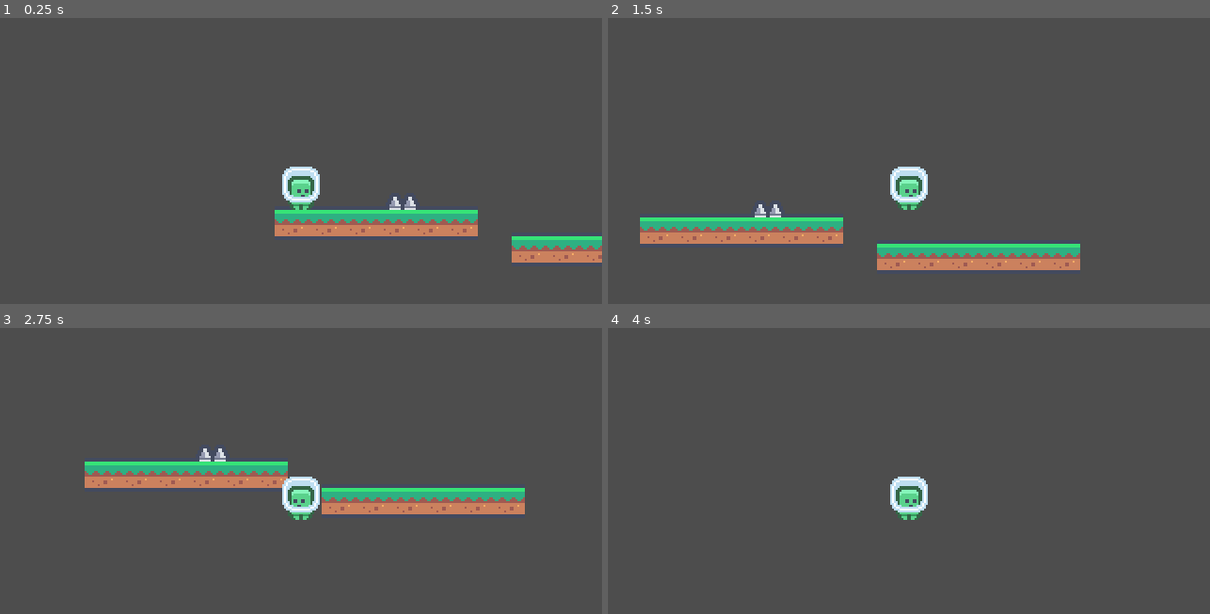
Above: before the commit, frames 1-4 (two rows, left to right).
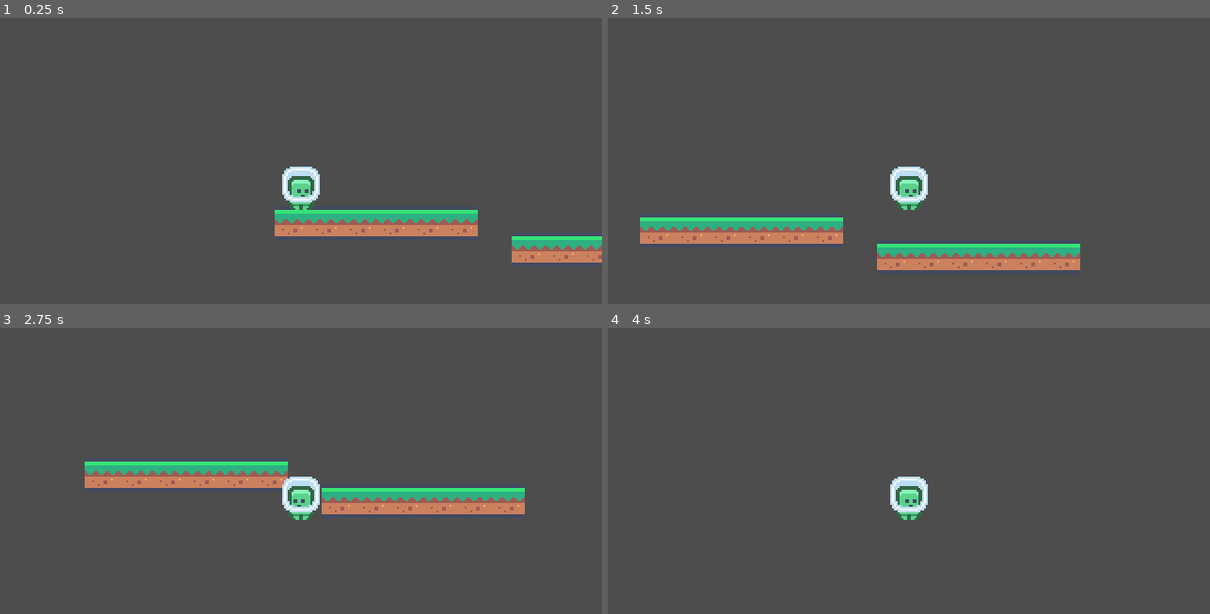
Above: after the commit, the same moments.

Repository: platz-halter/mario_clone
Game: Godot game, scene res://world.tscn
The game is run twice, just before and just after one commit, with the same random seed, the same clock (stepped at 60 frames per second) and the same inputs.
Inputs:
- Up to frame 1 (0.25 s): no input
- Up to frame 2 (1.5 s): tap Enter at 0.5 s; hold Shift (dash) 0.53-1.28 s; hold Right (ui_right) from 0.53 s (still down); tap Up (ui_up) at 0.77 s; tap Shift (dash) at 1.35 s
- Up to frame 3 (2.75 s): tap Up (ui_up) at 1.52 s; release Right (ui_right) at 2.03 s; hold Left (ui_left) from 2.03 s (still down); hold Shift (dash) from 2.03 s (still down)
- Up to frame 4 (4 s): release Left (ui_left) at 2.78 s; release Shift (dash) at 2.78 s; hold Right (ui_right) from 2.78 s (still down); tap Shift (dash) at 2.85 s; tap Up (ui_up) at 3.02, 3.77 s; hold Shift (dash) from 3.53 s (still down)

The runs differ from the first frame. In frame 1, 0.1% of the frame differs, in the area x 64-70%, y 62-68%; in frame 2, 0.1%; in frame 3, 0.1%; in frame 4, nothing differs.

Commit message:
started creation of prototype v1

Diff:
--- a/Levels/level_1.tscn
+++ b/Levels/level_1.tscn
@@ -1,7 +1,6 @@
-[gd_scene load_steps=4 format=3 uid="uid://dqy1bgyeg2jo4"]
+[gd_scene load_steps=3 format=3 uid="uid://dqy1bgyeg2jo4"]
 
 [ext_resource type="PackedScene" uid="uid://dhs7x7suf33og" path="res://Objects/Blocks/Grass/grass_floor.tscn" id="2_80btb"]
-[ext_resource type="PackedScene" uid="uid://dxftjpgp8q6ol" path="res://Objects/LevelElements/spikes.tscn" id="3_crkji"]
 [ext_resource type="PackedScene" uid="uid://d3nmtktli0buh" path="res://Objects/Utils/player_start.tscn" id="3_gwb31"]
 
 [node name="level_1" type="Node2D"]
@@ -57,7 +56,3 @@
 [node name="grass_floor12" parent="." instance=ExtResource("2_80btb")]
 unique_name_in_owner = true
 position = Vector2(238, 71)
-
-[node name="spikes" parent="." instance=ExtResource("3_crkji")]
-unique_name_in_owner = true
-position = Vector2(81, 46)
--- a/world.gd
+++ b/world.gd
@@ -4,8 +4,6 @@
 
 var level1 = preload("res://Levels/level_1.tscn")
 var level2 = preload("res://Levels/level_2.tscn")
-
-var main_char = preload("res://player.tscn")
 
 func load_level(level):
 	var inst_level = level.instantiate()
--- a/world.tscn
+++ b/world.tscn
@@ -9,10 +9,8 @@
 position = Vector2(41, 23)
 script = ExtResource("1_ui034")
 
+[node name="Player" parent="." instance=ExtResource("2_2jgat")]
+position = Vector2(-74, 33)
+local_grav = 4
+
 [node name="level_1" parent="." instance=ExtResource("3_g8l1w")]
-unique_name_in_owner = true
-
-[node name="Player" parent="." instance=ExtResource("2_2jgat")]
-unique_name_in_owner = true
-position = Vector2(-60, 41)
-local_grav = 4
